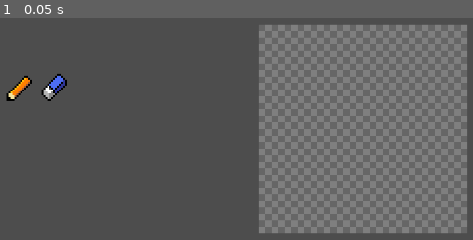
Above: before the commit, frame 1.
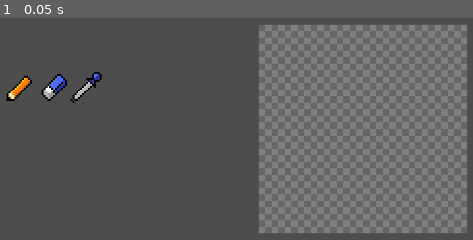
Above: after the commit, the same moment.

Repository: MaeschDEV/pix-mix
Game: Godot game, scene res://scenes/paint_window.tscn
Same seed, same stepped clock (60 frames per second), same inputs: the game is played once before the commit and once after it.
Inputs:
- Up to frame 1 (0.05 s): no input

The runs differ from the first frame. In frame 1, 0.3% of the frame differs, in the area x 10-22%, y 24-39%.

Commit message:
Made some changes

Diff:
--- a/scenes/Tools UI.tscn
+++ b/scenes/Tools UI.tscn
@@ -1,7 +1,8 @@
-[gd_scene load_steps=3 format=3 uid="uid://q46nbajyyr80"]
+[gd_scene load_steps=4 format=3 uid="uid://q46nbajyyr80"]
 
 [ext_resource type="Texture2D" uid="uid://bcjgg813f44mp" path="res://graphics/Pencil.png" id="1_rkuxv"]
 [ext_resource type="Texture2D" uid="uid://grq772nh0jh7" path="res://graphics/Eraser.png" id="2_d56b7"]
+[ext_resource type="Texture2D" uid="uid://daatkfiu0ujue" path="res://graphics/Eyedropper.png" id="3_7mnk3"]
 
 [node name="Control" type="Control"]
 layout_mode = 3
@@ -36,5 +37,9 @@
 texture_normal = ExtResource("2_d56b7")
 stretch_mode = 0
 
-[node name="TextureRect" type="TextureRect" parent="HBoxContainer"]
+[node name="TextureButton3" type="TextureButton" parent="HBoxContainer"]
+texture_filter = 1
+custom_minimum_size = Vector2(75, 75)
 layout_mode = 2
+texture_normal = ExtResource("3_7mnk3")
+stretch_mode = 0
Binary file added: graphics/Button Disabled.png
Not shown, added: graphics/Button Disabled.png.import
Binary file added: graphics/Button Hover.png
Not shown, added: graphics/Button Hover.png.import
Binary file added: graphics/Button Normal.png
Not shown, added: graphics/Button Normal.png.import
Binary file added: graphics/Button Pressed.png
Not shown, added: graphics/Button Pressed.png.import
Binary file changed: graphics/Eraser.png
Binary file added: graphics/Eyedropper.png
Not shown, added: graphics/Eyedropper.png.import
